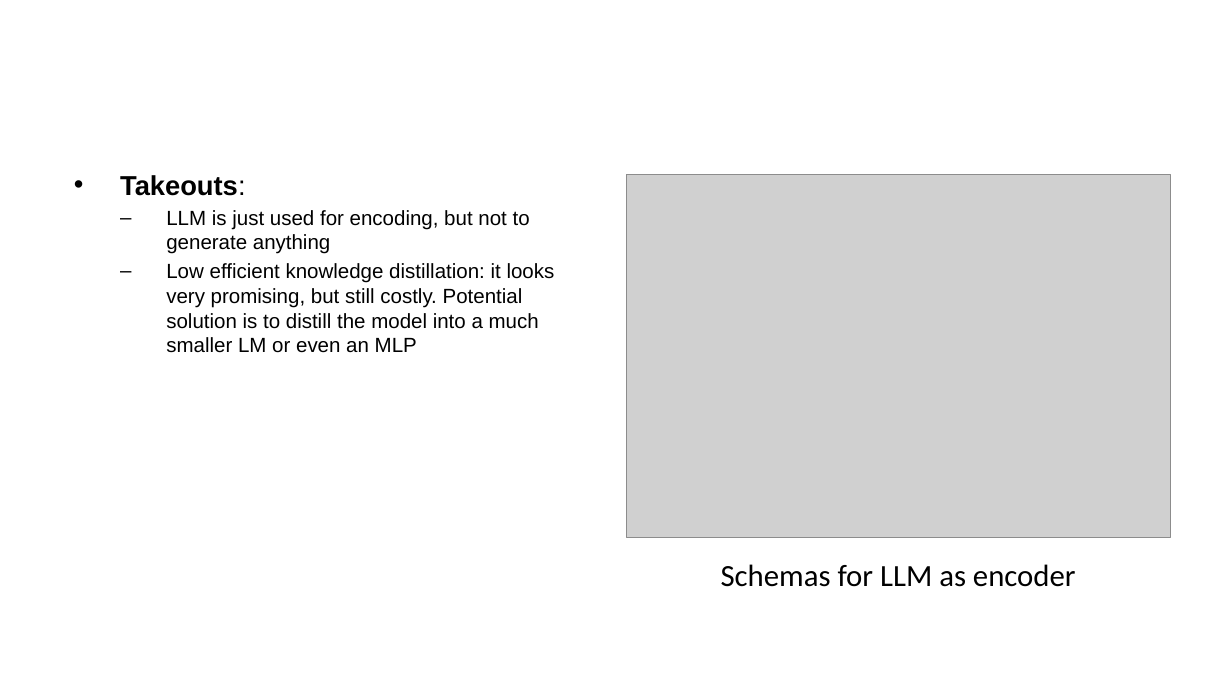
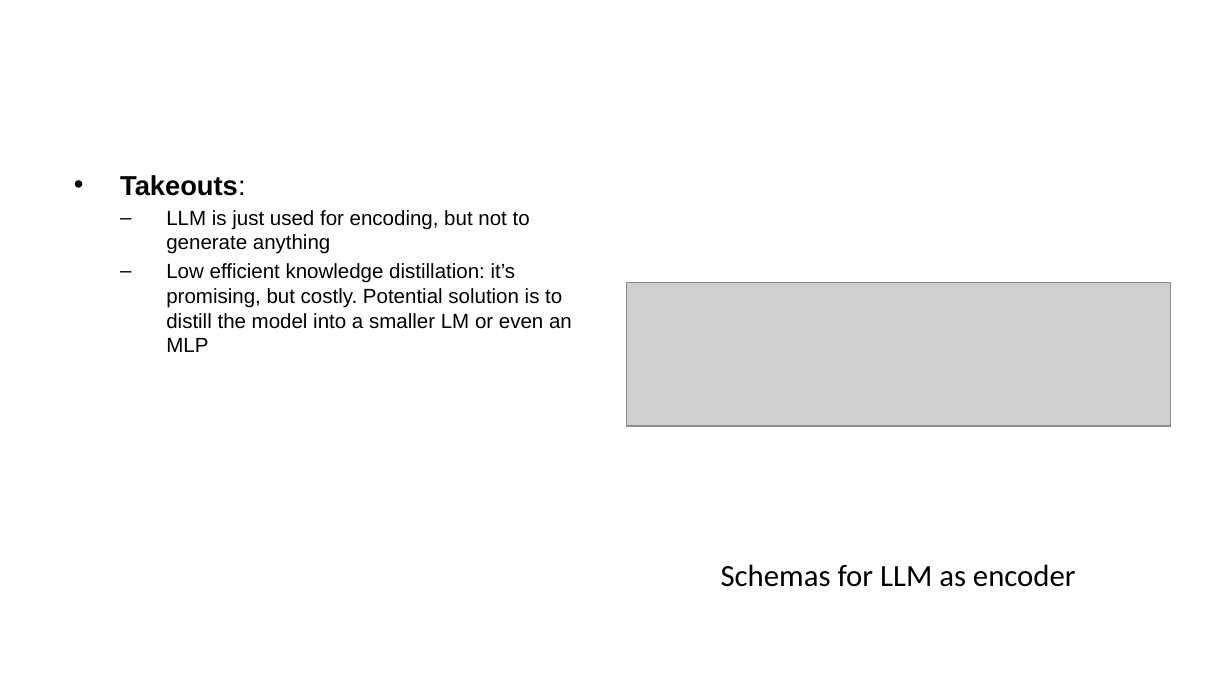
Before and after one commit to ManuelePasini/slides-markdown, a slide deck: slide 8 of graph_llm.pptx. Drawn at 1232x693 pixels with LibreOffice and Linux fonts; fonts in the diff are those of the drawing; grey boxes stand for pictures. Boxes give left, top, right and bottom in pixels: in the first picture for what was removed or moved away, otherwise in the second. Text is boxed around its words. In the diff, an @@ line names an element or a change of style, - is before the commit and + after.

```diff
--- a/graph_llm.pptx
+++ b/graph_llm.pptx
@@ picture removed at <box>626,175,1170,537</box> @@
@@ text at <box>166,263,572,352</box>: text changed @@
-  – Low efficient knowledge distillation: it looks very promising, but still costly. Potential solution is to distill the model into a much smaller LM or even an MLP
+  – Low efficient knowledge distillation: it’s promising, but costly. Potential solution is to distill the model into a smaller LM or even an MLP
@@ picture added at <box>626,282,1170,426</box> @@
```
Also in this commit, not shown: 1 other slide changed, 5 other files.
